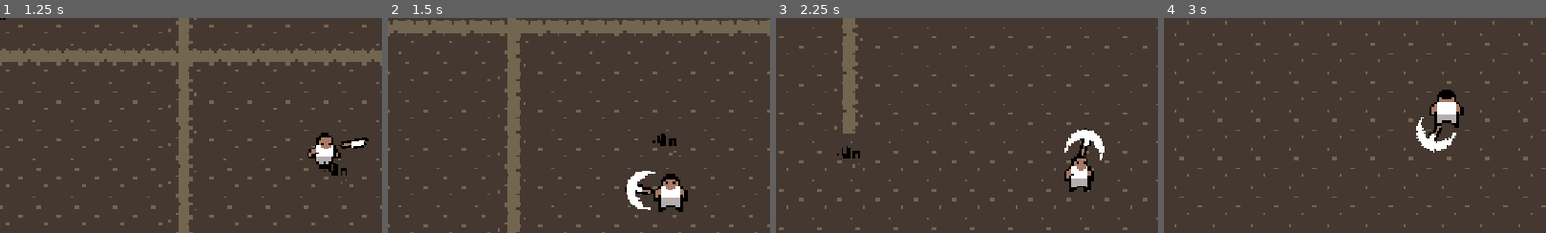
Above: before the commit, frames 1-4 (left to right).
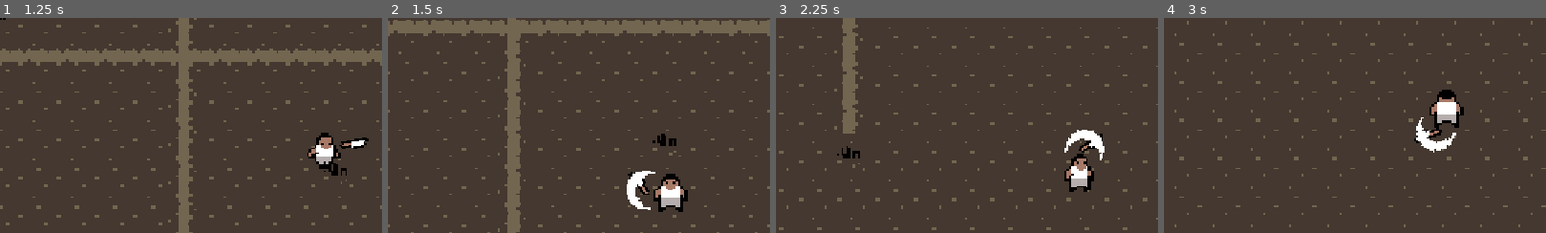
Above: after the commit, the same moments.

Repository: AmosMaddux/RogueZombies
Game: Godot game, scene res://scenes/main.tscn
Same seed, same stepped clock (60 frames per second), same inputs: the game is played once before the commit and once after it.
Inputs (mouse positions are % of the whole screen's width and height, from its top left):
- Up to frame 1 (1.25 s): tap Enter at 0.5 s; move the mouse to (72, 45) at 0.52 s; hold D (walk_right) from 0.53 s (still down); click (72, 45) at 0.6 s
- Up to frame 2 (1.5 s): move the mouse to (30, 55) at 1.27 s; release D (walk_right) at 1.28 s; hold S (walk_down) from 1.28 s (still down); click (30, 55) at 1.35 s
- Up to frame 3 (2.25 s): move the mouse to (60, 28) at 2.02 s; release S (walk_down) at 2.03 s; hold D (walk_right) from 2.03 s (still down); click (60, 28) at 2.1 s
- Up to frame 4 (3 s): move the mouse to (45, 70) at 2.77 s; release D (walk_right) at 2.78 s; hold W (walk_up) from 2.78 s (still down); click (45, 70) at 2.85 s
The pictures show only the part of the screen within x 16-66%, y 19-69%; the shares and areas given below are measured in that part.

Frame 1 is identical in both runs. In frame 2, 0.2% of the frame differs, in the area x 62-70%, y 71-83%; in frame 3, 0.2%; in frame 4, 0.2%.

Commit message:
Last Sync: 2026-03-16 18:57 (Mobile)

Diff:
--- a/scripts/player.gd
+++ b/scripts/player.gd
@@ -56,7 +56,21 @@
 	move_and_slide()
 
 func attack():
+	var current_weapon = weapon_slot.get_child(0) if weapon_pivot.get_child_count() > 0 else null
+
 	if knife_equipped:
+		#Tween the knife so it looks like a slash
+		var tween = create_tween()
+		#Wind up
+		tween.tween_property(current_weapon, "rotation", deg_to_rad(-45), 0.05)
+		tween.parallel().tween_property(current_weapon, "position:y", -10.0, 0.05)
+		#Slash
+		tween.tween_property(current_weapon, "rotation", deg_to_rad(45), 0.1).set_trans(Tween.TRANS_QUART).set_ease(Tween.EASE_OUT)
+		tween.parallel().tween_property(current_weapon, "position:y", 5.0, 0.1)
+		#Back to normal
+		tween.tween_property(current_weapon, "rotation", 0, 0.1)
+		tween.parallel().tween_property(current_weapon, "position:y", 0.0, 0.1)
+
 		#Instantiate scene and add as child
 		var fx = fx_scene.instantiate()
 		weapon_slot.add_child(fx)
